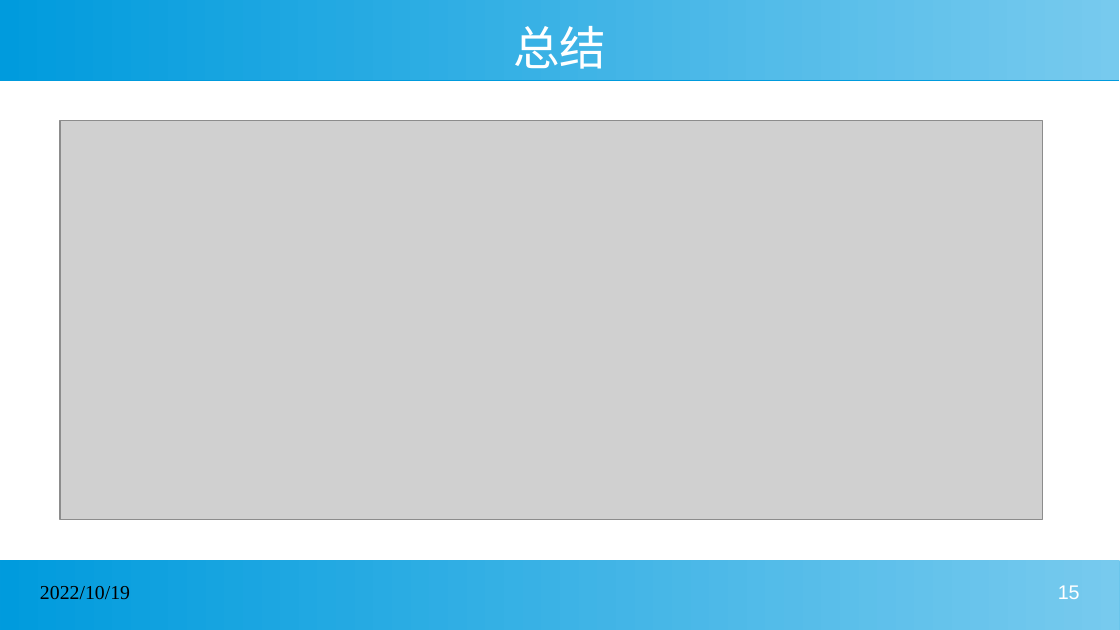
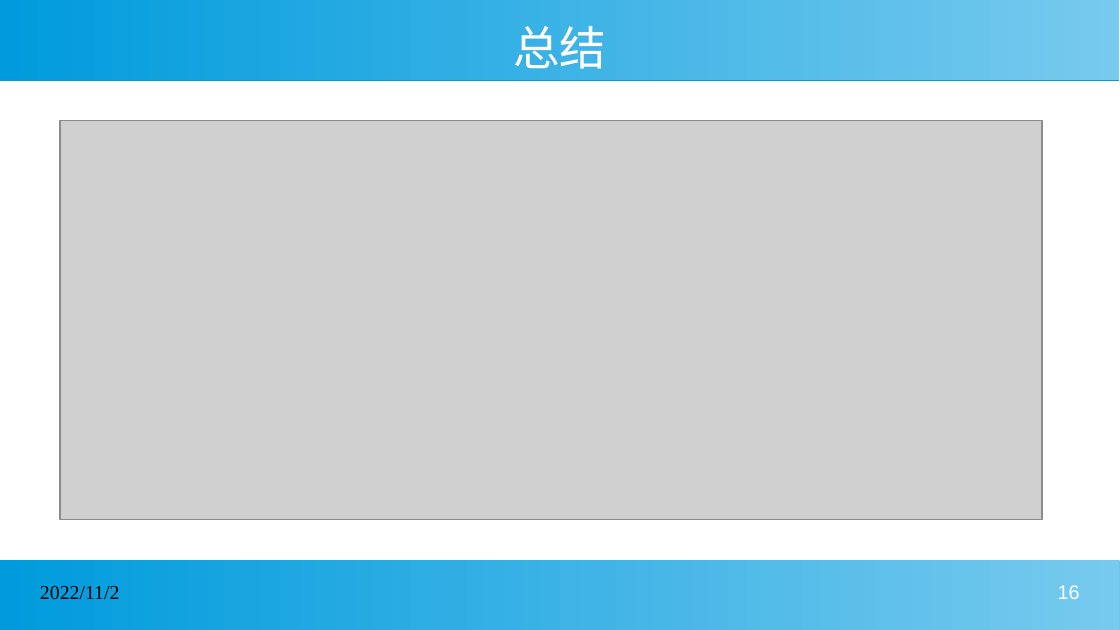
Before and after one commit to ltylty/SimpleDB, a slide deck: slide 16 of doc/从零实现数据库源码分析.pptx (slide 15 before the commit). Drawn at 1120x630 pixels with LibreOffice and Linux fonts; fonts in the diff are those of the drawing; grey boxes stand for pictures. Boxes give left, top, right and bottom in pixels: in the first picture for what was removed or moved away, otherwise in the second. Text is boxed around its words. In the diff, an @@ line names an element or a change of style, - is before the commit and + after.

```diff
--- a/doc/从零实现数据库源码分析.pptx
+++ b/doc/从零实现数据库源码分析.pptx
@@ text at bbox=[40, 586, 119, 600]: text changed @@
-2022/10/19
+2022/11/2
@@ page number at bbox=[1058, 585, 1080, 599]: text changed @@
-15
+16
```
Also in this commit, not shown: 13 other slides changed, 2 slides added, 1 slide removed, 9 other files.
